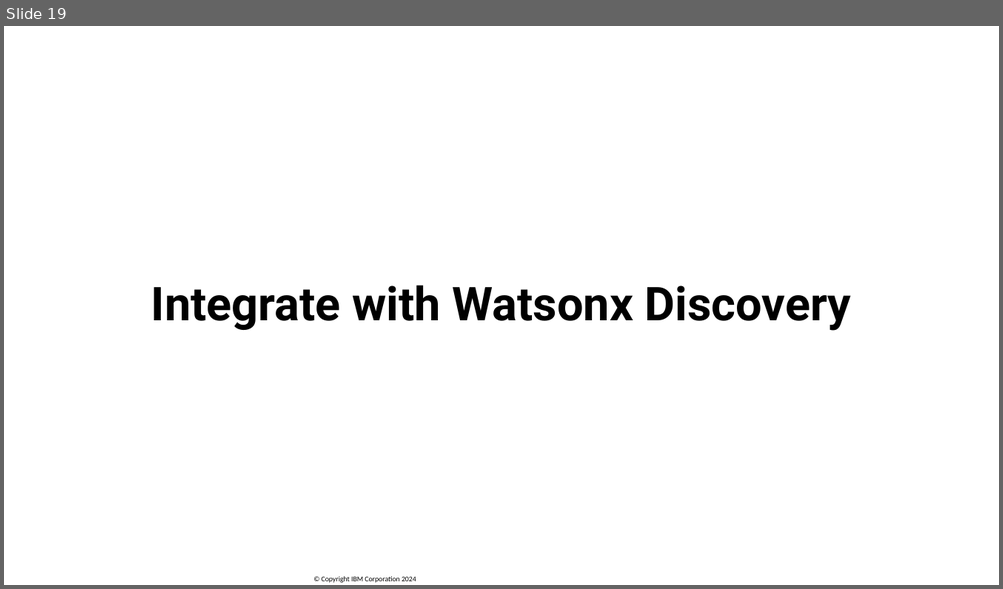
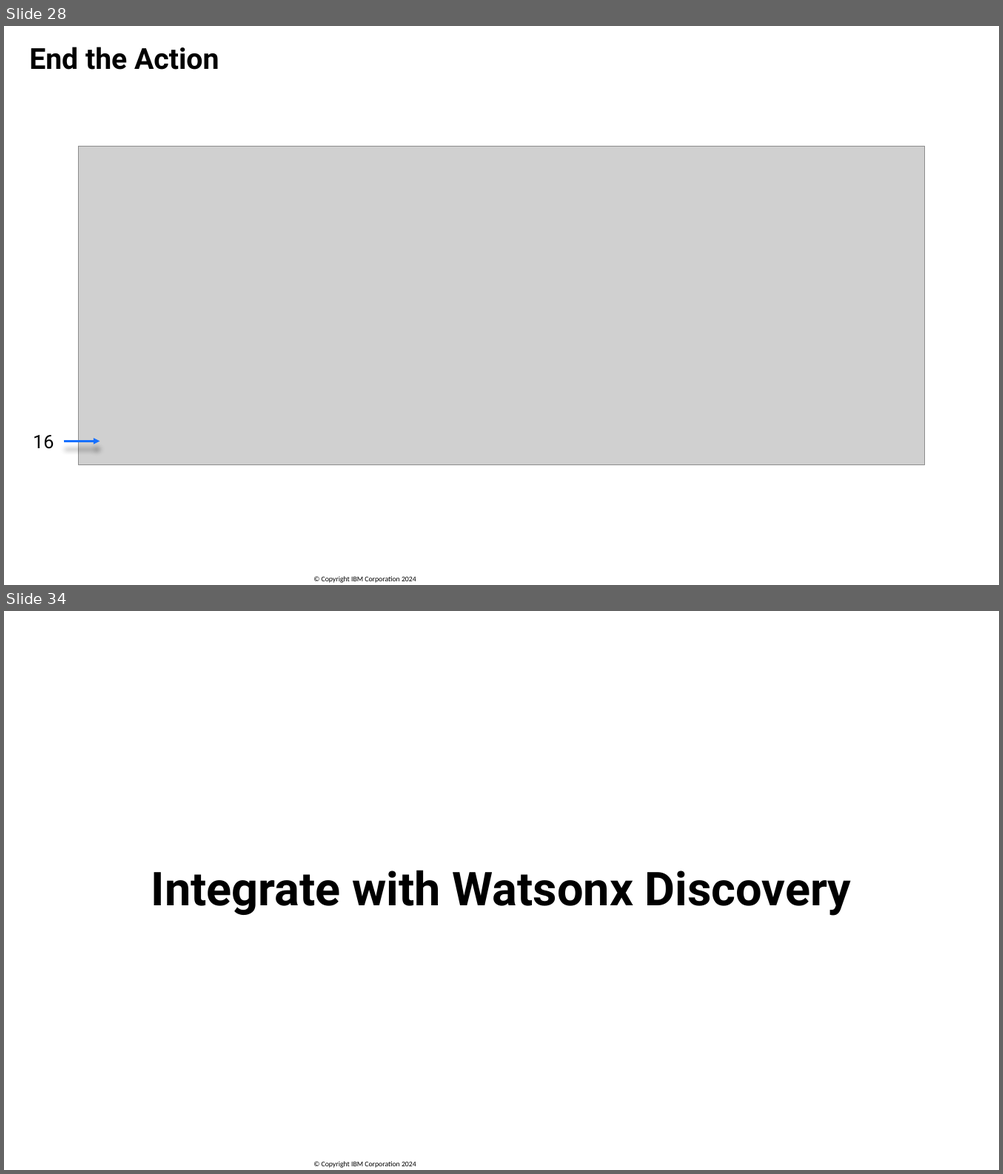
Before and after one commit to SanjulaGanepola/ibmi-talks, a slide deck: Build a Watson AI Chatbot from Db2/Build-a-Watson-AI-Chatbot-from-Db2.pptx. Shown one above the other, each under a label of ours: slide 19 before the commit, slides 28 and 34 after it; the slides between them are not shown. The pictures are 1003x589 and 1003x1174 pixels, drawn with LibreOffice and Linux fonts; fonts in the diff are those of the drawing; grey boxes stand for pictures; background and template pictures are left out. Boxes give left, top, right and bottom in pixels: in the first picture for what was removed or moved away, otherwise in the second. Text is boxed around its words. In the diff, an @@ line names an element or a change of style, - is before the commit and + after.

Commit message:
Finish action slides

```diff
--- a/Build a Watson AI Chatbot from Db2/Build-a-Watson-AI-Chatbot-from-Db2.pptx
+++ b/Build a Watson AI Chatbot from Db2/Build-a-Watson-AI-Chatbot-from-Db2.pptx
@@ slide 28 added at [4, 26, 999, 585], background #FFFFFF; not listed: 1 template element that a slide beside it also shows @@
@@ title added at [29, 47, 219, 70], 28 pt, text #000000, bold @@
+End the Action
@@ picture added at [78, 146, 925, 466] @@
@@ text added at [33, 435, 54, 449], 18 pt, text #000000 @@
+16
@@ arrow added from (64, 442) to (99, 442), #1670FF 2 pt @@
@@ what was slide 19 is now slide 34 @@
```
Also in this commit, not shown: 2 slides changed, 28 other slides added, 8 slides removed.
